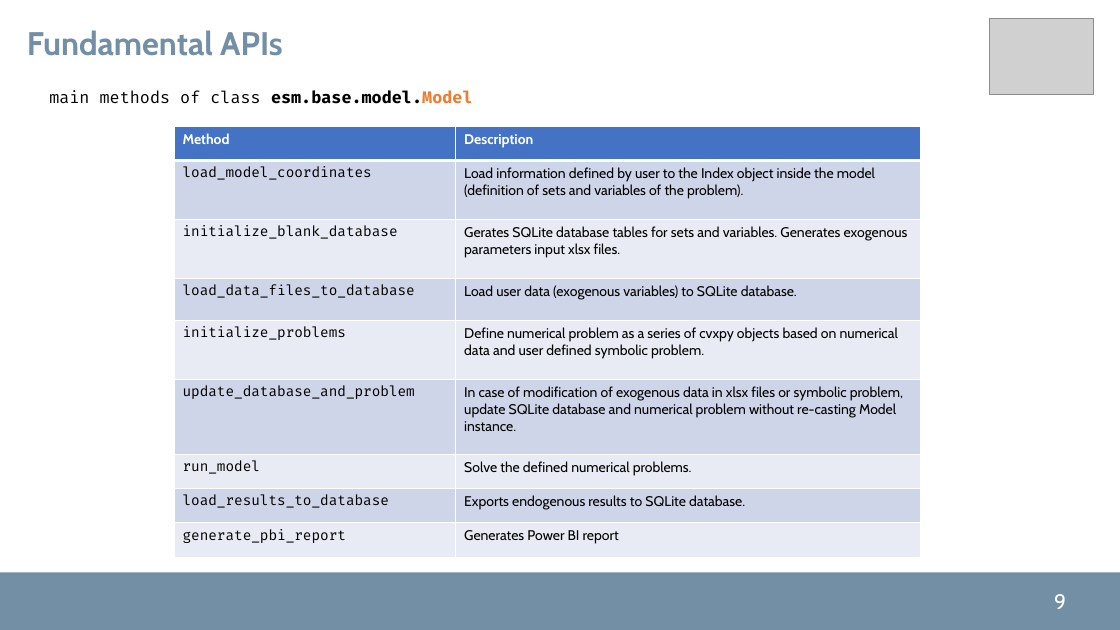
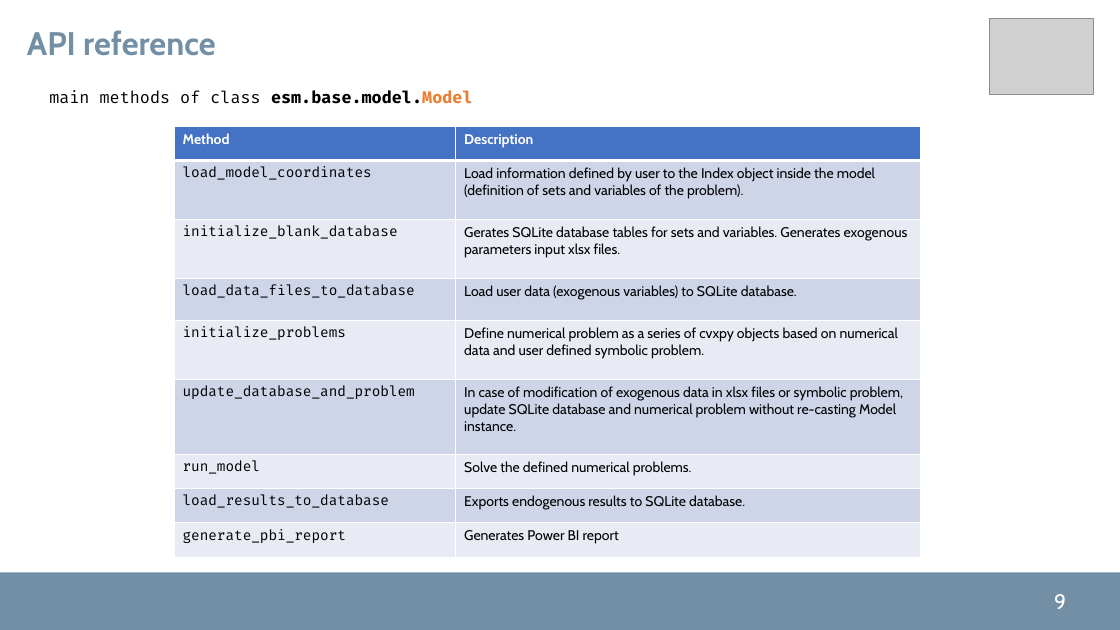
Before and after one commit to pyESM-project/pyesm, a slide deck: slide 9 of doc/pyesm.pptx. Drawn at 1120x630 pixels with LibreOffice and Linux fonts; fonts in the diff are those of the drawing; grey boxes stand for pictures; background and template pictures are left out. Boxes give left, top, right and bottom in pixels: in the first picture for what was removed or moved away, otherwise in the second. Text is boxed around its words. In the diff, an @@ line names an element or a change of style, - is before the commit and + after.

```diff
--- a/doc/pyesm.pptx
+++ b/doc/pyesm.pptx
@@ text at [27,30,215,56]: text changed @@
-Fundamental APIs
+API reference
```
Also in this commit, not shown: 5 other slides changed, 9 other files.
